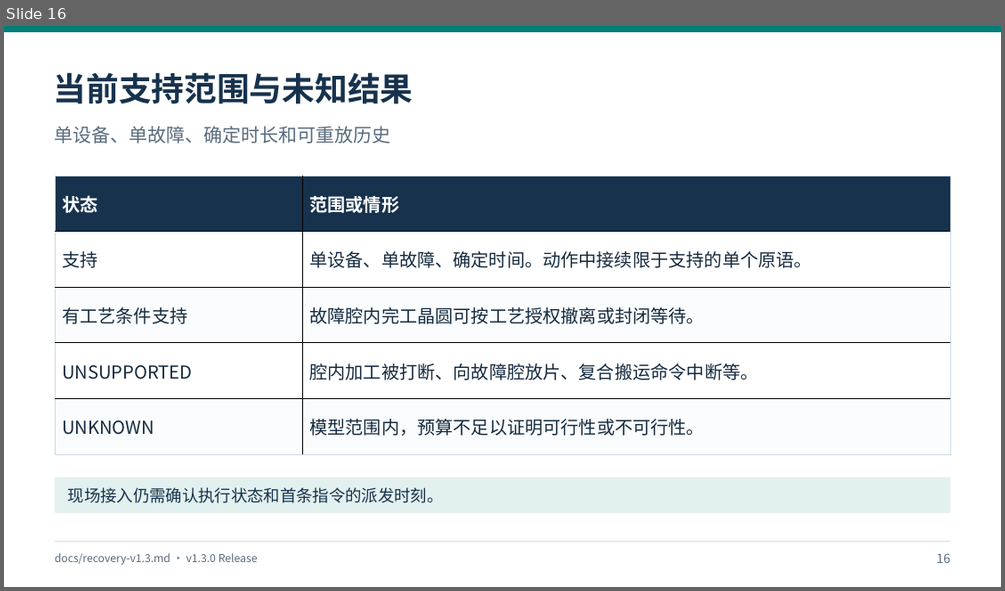
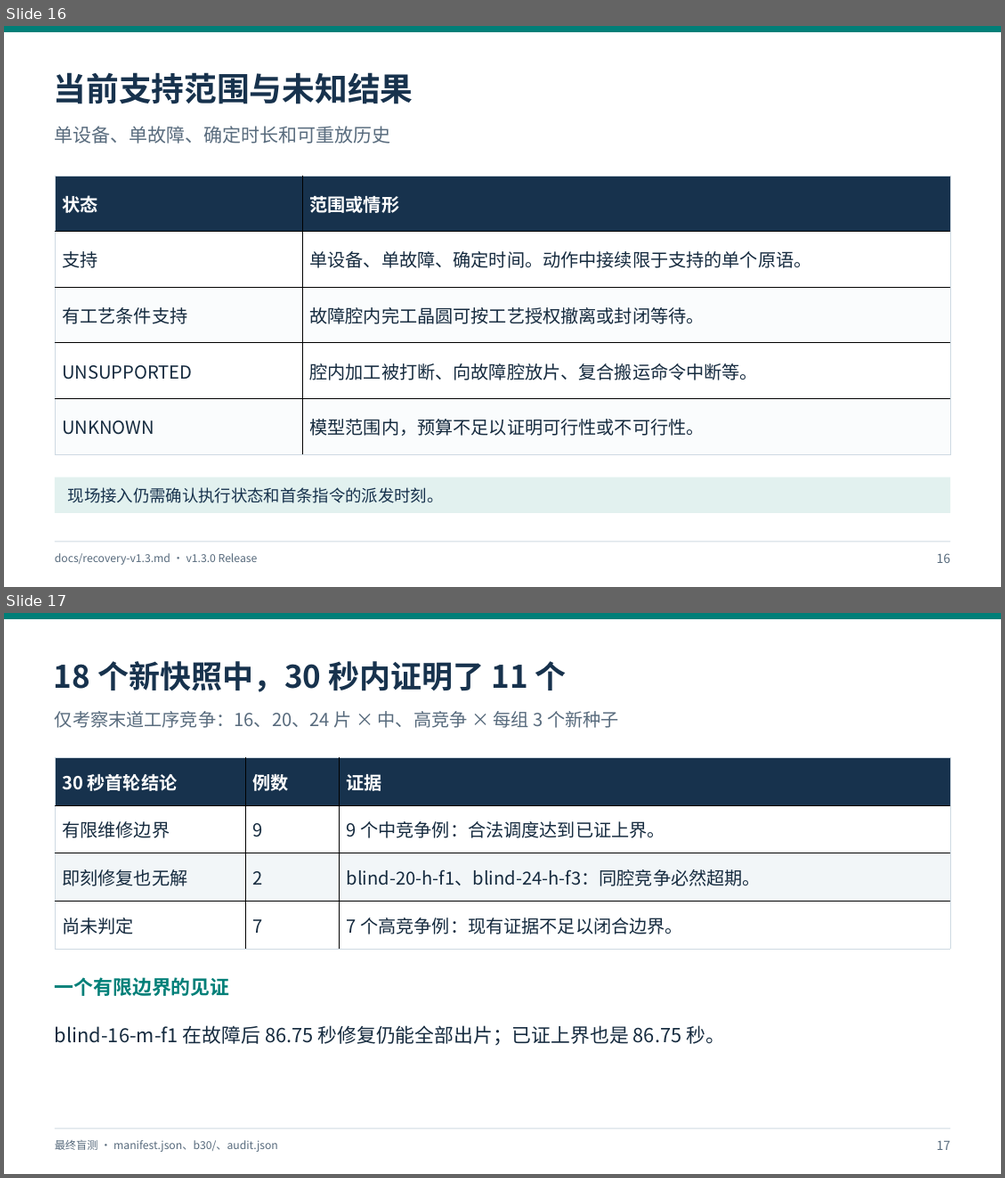
Before and after one commit to yanq458-tech/WaferSched-Agent, a slide deck: docs/presentations/v1.3.0-project-review/WaferSched-Agent_v1.3.0_研究汇报.pptx. Shown one above the other, each under a label of ours: slide 16 before the commit, slides 16 and 17 after it. The pictures are 1005x591 and 1005x1178 pixels, drawn with LibreOffice and Linux fonts; fonts in the diff are those of the drawing. Boxes give left, top, right and bottom in pixels: in the first picture for what was removed or moved away, otherwise in the second. Text is boxed around its words. In the diff, an @@ line names an element or a change of style, - is before the commit and + after.

```diff
--- a/docs/presentations/v1.3.0-project-review/WaferSched-Agent_v1.3.0_研究汇报.pptx
+++ b/docs/presentations/v1.3.0-project-review/WaferSched-Agent_v1.3.0_研究汇报.pptx
@@ slide 17 added at (x1=4, y1=613, x2=1001, y2=1174), background #FFFFFF @@
@@ rectangle added at (x1=4, y1=613, x2=1001, y2=619), fill #007F78 @@
@@ text added at (x1=54, y1=661, x2=566, y2=692), 30 pt, text #17324D, bold @@
+18 个新快照中，30 秒内证明了 11 个
@@ text added at (x1=55, y1=711, x2=619, y2=728), 17.2 pt, text #586B7D @@
+仅考察末道工序竞争：16、20、24 片 × 中、高竞争 × 每组 3 个新种子
@@ table added at (x1=55, y1=758, x2=951, y2=949), 4 rows, 3 columns @@
+30 秒首轮结论 | 例数 | 证据
+有限维修边界 | 9 | 9 个中竞争例：合法调度达到已证上界。
+即刻修复也无解 | 2 | blind-20-h-f1、blind-24-h-f3：同腔竞争必然超期。
+尚未判定 | 7 | 7 个高竞争例：现有证据不足以闭合边界。
@@ text added at (x1=55, y1=977, x2=230, y2=996), 18.8 pt, text #007F78, bold @@
+一个有限边界的见证
@@ text added at (x1=55, y1=1025, x2=725, y2=1046), 18.8 pt, text #162B3F @@
+blind-16-m-f1 在故障后 86.75 秒修复仍能全部出片；已证上界也是 86.75 秒。
@@ rectangle added at (x1=55, y1=1128, x2=951, y2=1129), fill #CED9E2 @@
@@ text added at (x1=55, y1=1140, x2=278, y2=1151), 10.5 pt, text #586B7D @@
+最终盲测 · manifest.json、b30/、audit.json
@@ text added at (x1=937, y1=1140, x2=951, y2=1150), 12 pt, text #586B7D @@
+17
```
Also in this commit, not shown: 1 slide changed, 2 other slides added, 6 other files.
